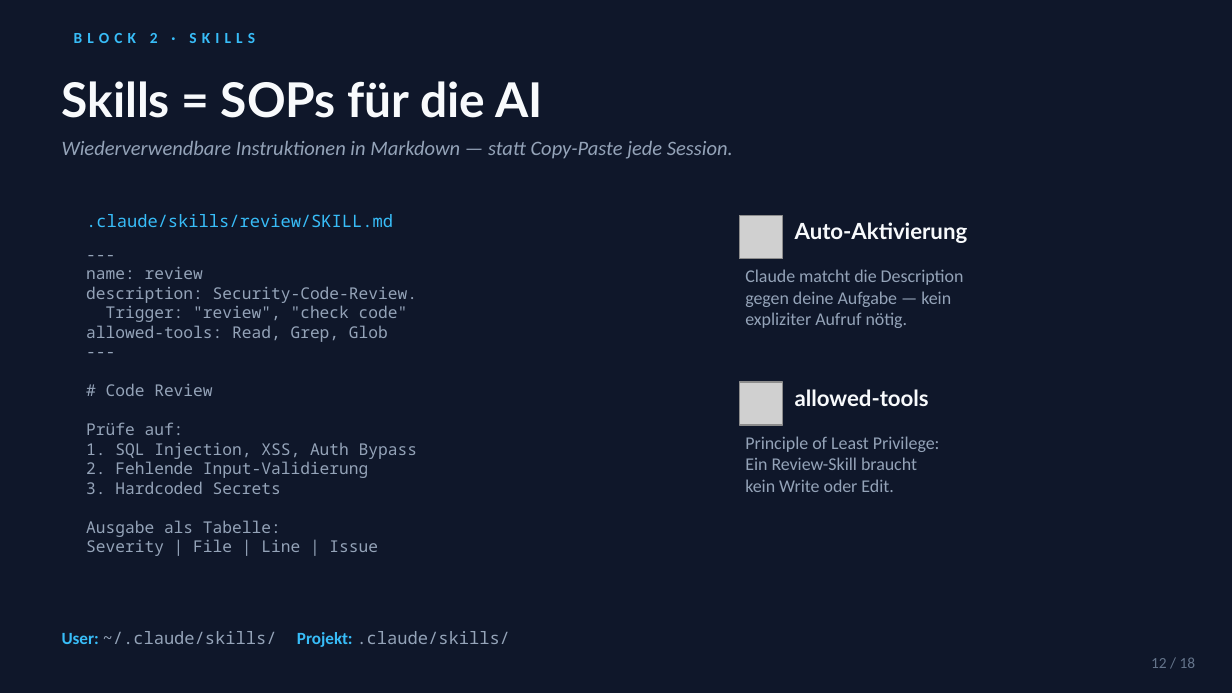
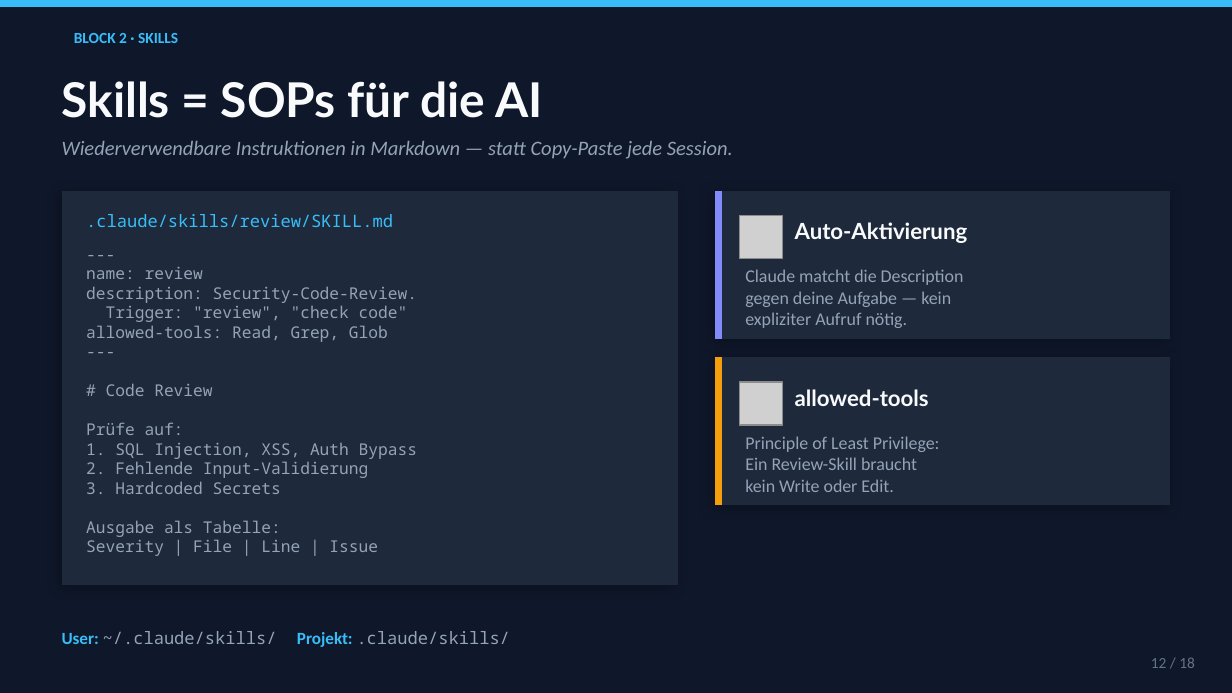
Before and after one commit to willneverusegit/dynamic-workshop, a slide deck: slide 12 of claude-code-workshop.pptx. Drawn at 1232x693 pixels with LibreOffice and Linux fonts; fonts in the diff are those of the drawing; grey boxes stand for pictures. Boxes give left, top, right and bottom in pixels: in the first picture for what was removed or moved away, otherwise in the second. Text is boxed around its words. In the diff, an @@ line names an element or a change of style, - is before the commit and + after.

```diff
--- a/claude-code-workshop.pptx
+++ b/claude-code-workshop.pptx
@@ rectangle removed at [0,0,1232,7] @@
@@ freeform shape added at [0,0,1232,7], fill #38BDF8 @@
@@ text "BLOCK 2 · SKILLS" at [74,33,178,43]: letter spacing 3 to 0 pt @@
@@ rectangle removed at [62,191,678,585] @@
@@ freeform shape added at [62,191,678,585], fill #1E293B @@
@@ rectangle removed at [715,191,1170,339] @@
@@ rectangle removed at [715,191,722,339] @@
@@ freeform shape added at [715,191,1170,339], fill #1E293B @@
@@ freeform shape added at [715,191,722,339], fill #818CF8 @@
@@ rectangle removed at [715,357,1170,505] @@
@@ rectangle removed at [715,357,722,505] @@
@@ freeform shape added at [715,357,1170,505], fill #1E293B @@
@@ freeform shape added at [715,357,722,505], fill #F59E0B @@
```
Also in this commit, not shown: 17 other slides changed, 7 other files.
